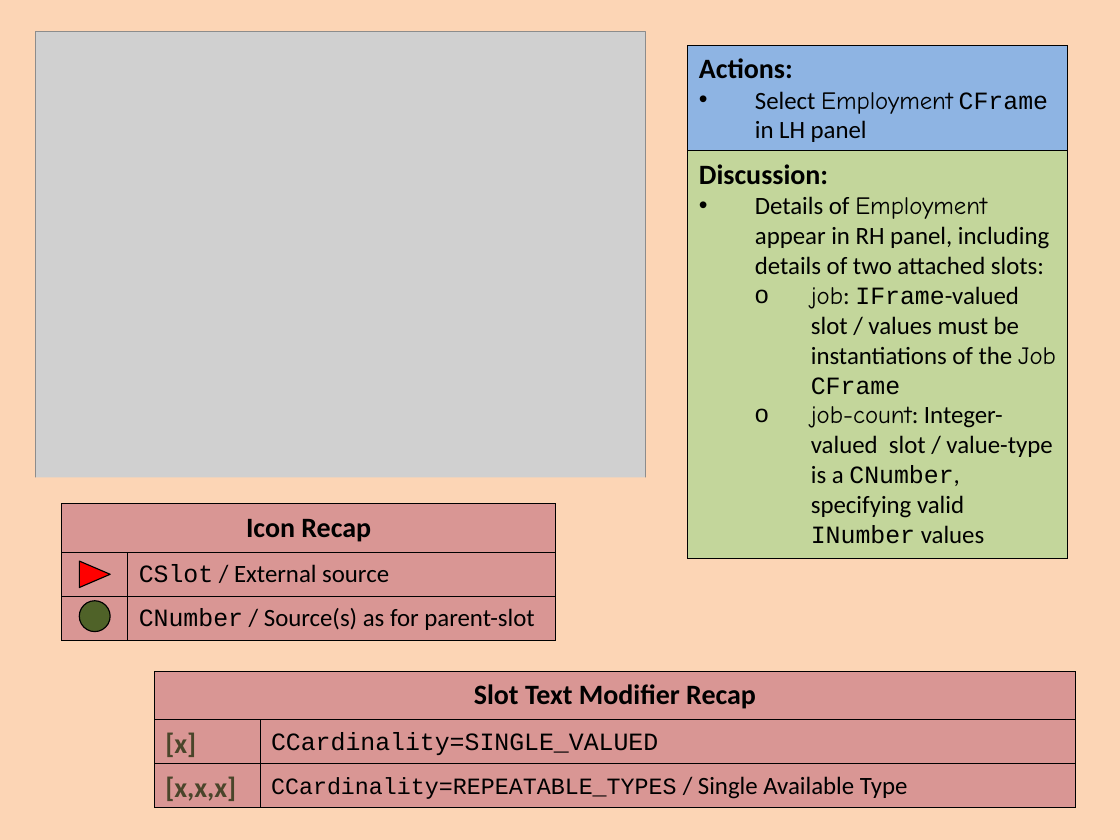
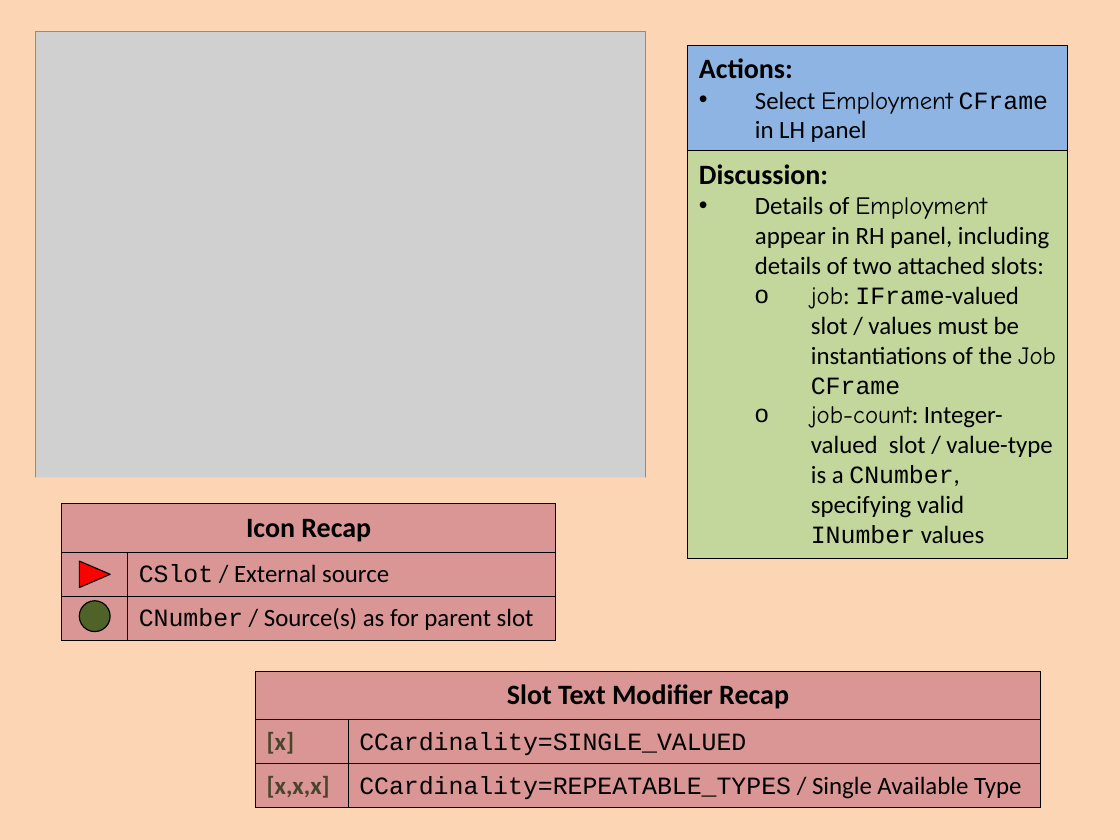
Before and after one commit to colin-puleston/mekon-hobo, a slide deck: slide 17 of docs/MEKON-HOBO Introductory Tutorial.pptx. Drawn at 1120x840 pixels with LibreOffice and Linux fonts; fonts in the diff are those of the drawing; grey boxes stand for pictures. Boxes give left, top, right and bottom in pixels: in the first picture for what was removed or moved away, otherwise in the second. Text is boxed around its words. In the diff, an @@ line names an element or a change of style, - is before the commit and + after.

```diff
--- a/docs/MEKON-HOBO Introductory Tutorial.pptx
+++ b/docs/MEKON-HOBO Introductory Tutorial.pptx
@@ text in rectangle at [139,608,534,630]: text changed @@
-CNumber / Source(s) as for parent-slot
+CNumber / Source(s) as for parent slot
@@ rectangle "Slot Text Modifier Recap": place and size @@
-rectangle "Slot Text Modifier Recap" at [155,671,1076,808]
+rectangle "Slot Text Modifier Recap" at [255,671,1040,808]
@@ rectangle "[x]": place and size @@
-rectangle "[x]" at [155,720,260,764]
+rectangle "[x]" at [255,720,348,764]
@@ rectangle "[x]" at [255,720,348,764]: size 18 to 16 pt @@
@@ rectangle "CCardinality=SINGLE_VALUED": place and size @@
-rectangle "CCardinality=SINGLE_VALUED" at [260,720,1075,764]
+rectangle "CCardinality=SINGLE_VALUED" at [348,720,1040,764]
@@ rectangle "[x,x,x]" at [255,764,348,808]: size 18 to 16 pt @@
@@ rectangle "[x,x,x]": place and size @@
-rectangle "[x,x,x]" at [155,764,260,808]
+rectangle "[x,x,x]" at [255,764,348,808]
@@ rectangle "CCardinality=REPEATABLE_TYPES / Single Available Type": place and size @@
-rectangle "CCardinality=REPEATABLE_TYPES / Single Available Type" at [260,764,1075,808]
+rectangle "CCardinality=REPEATABLE_TYPES / Single Available Type" at [348,764,1040,808]
@@ rectangle "CCardinality=REPEATABLE_TYPES / Single Available Type" at [348,764,1040,808]: size 15 to 16 pt in "CCardinality=REPEATABLE_TYPES" @@
```
Also in this commit, not shown: 11 other slides changed, 1 slide added.
